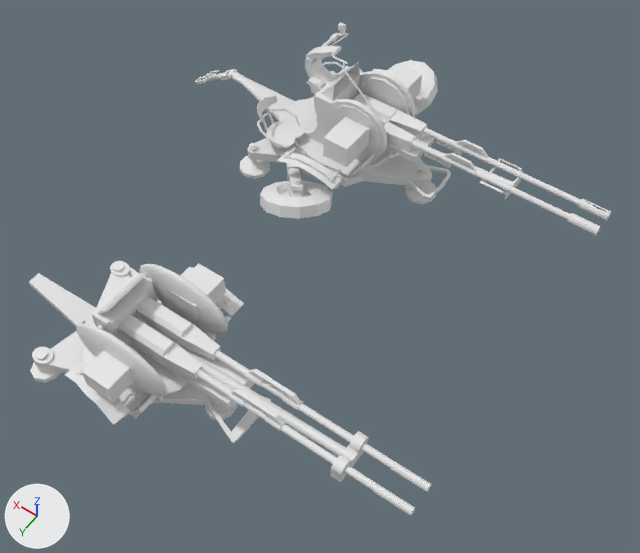
An edit to the Blender file sources/Zu23B.blend, drawn before and after from the same camera.
Both versions are drawn from a 50 mm lens placed at (-7.91, 5.18, 14.37), pointed at (-1.83, -3.33, 0.99). The lights are fixed; the arrows at lower left show +X, +Y and +Z.

Script lines for the objects in view, before the commit:
```python
ob_cube_000 = bpy.data.objects.new('Cube.000', me_cube_007)
ob_cube_000.parent = ob_turret
ob_cube_000.location = (-0.0702, 0.709, 1.424)
ob_cube_000.rotation_euler = (0.282, -0.000692, -3.239)  # degrees (16, 0, -186)
ob_cube_000.scale = (0.0152, 0.0172, -0.249)
ob_cylinder_002 = bpy.data.objects.new('Cylinder.002', me_cylinder_003)
ob_cylinder_002.parent = ob_base
ob_cylinder_002.location = (1.457, -1.285, 0.722)
ob_cylinder_002.scale = (0.202, 0.168, 0.216)
ob_guns = bpy.data.objects.new('Guns', None)
ob_guns.parent = ob_myzu23
ob_guns.location = (-3.442, 0.173, 1.492)
ob_holder = bpy.data.objects.new('holder', me_cube)
ob_holder.parent = ob_guns
ob_holder.location = (-4.639, -0.147, 1.806)
ob_holder.scale = (0.0948, 0.333, 0.13)
ob_leftbarrel = bpy.data.objects.new('leftBarrel', me_cylinder_004)
ob_leftbarrel.parent = ob_guns
ob_leftbarrel.location = (-3.609, -0.968, 1.612)
ob_rightbarrel = bpy.data.objects.new('rightBarrel', me_cylinder_001)
ob_rightbarrel.parent = ob_guns
ob_rightbarrel.location = (-2.491, -0.0113, 2.751)
ob_zu_23_2 = bpy.data.objects.new('ZU-23-2', me_zu_23_2)
ob_zu_23_2.location = (0.09, -6.61, 0.0)
ob_zu_23_2.scale = (0.0368, 0.0368, 0.0368)
```
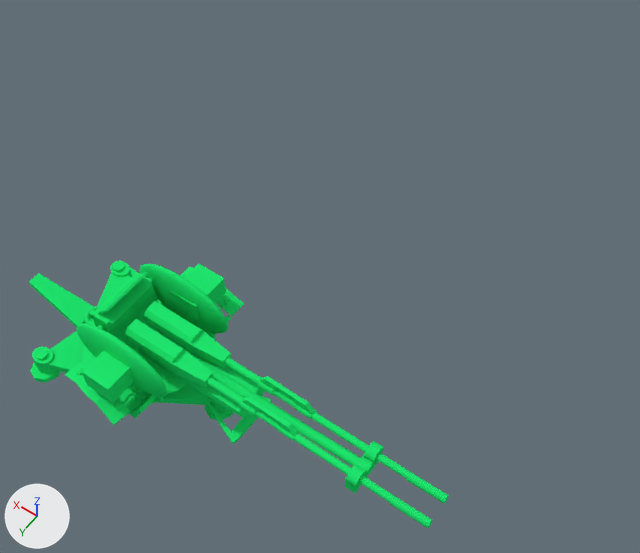
ob_guns is not drawn itself; it is the parent of ob_holder, ob_rightbarrel, ob_leftbarrel.

Edits to the scene script, one JSON object a line:
```json
{"op": "add", "block": "mat_cleargreen", "code": ["mat_cleargreen = diffuse_material('clearGreen')", "mat_cleargreen.base_color = (0.0149, 0.8, 0.161)  # green #21e770"]}
{"block": "me_cylinder_003", "where": "# used by ob_cylinder_002; parent = ob_base; location = (1.457, -1.285, 0.722); scale = (0.202, 0.168, 0.216)"}
{"op": "remove", "block": "me_cylinder_003", "code": "me_cylinder_003.from_pydata(...)  # 356 vertices, 216 faces; spans x -20.4..5.3, y -1.8..15.5, z -1.1..1.8"}
{"op": "add", "block": "me_cylinder_003", "code": "me_cylinder_003.from_pydata(...)  # 962 vertices, 813 faces; spans x -20.4..5.3, y -1.8..15.5, z -1.1..3.7"}
{"block": "me_cylinder_003", "change": "me_cylinder_003 part 1: a new loose piece of 576 vertices spanning x -5.7..-2.8, y 6.4..9.2, z 2.9..3.7, in mat_cleargreen (green #21e770)"}
{"block": "me_cylinder_003", "change": "me_cylinder_003 part 2: 216 faces spanning x -20.4..5.3, y -1.8..15.5, z -1.1..1.8 switch from no material to mat_cleargreen (green #21e770)"}
{"block": "me_cube_007", "where": "me_cube_007.from_pydata(...)  # 1324 vertices, 1384 faces; spans x -66.0..104.0, y -34.0..145.0, z -5.0..3.0"}
{"op": "add", "block": "me_cube_007", "code": "me_cube_007.materials.append(mat_cleargreen)  # green #21e770"}
{"block": "me_cube", "where": "me_cube.from_pydata(...)  # 208 vertices, 114 faces; spans x -1.2..49.1, y -1.2..1.1, z -2.1..2.4"}
{"op": "add", "block": "me_cube", "code": "me_cube.materials.append(mat_cleargreen)  # green #21e770"}
{"block": "me_cylinder_001", "where": "me_cylinder_001.from_pydata(...)  # 308 vertices, 184 faces; spans x -2.34..3.41, y -0.17..0.16, z -0.18..0.19"}
{"op": "add", "block": "me_cylinder_001", "code": "me_cylinder_001.materials.append(mat_cleargreen)  # green #21e770"}
{"block": "me_cylinder_004", "where": "me_cylinder_004.from_pydata(...)  # 308 vertices, 184 faces; spans x -2.34..3.41, y -0.17..0.16, z -0.18..0.19"}
{"op": "add", "block": "me_cylinder_004", "code": "me_cylinder_004.materials.append(mat_cleargreen)  # green #21e770"}
{"op": "set", "path": "ob_guns.parent", "old": "ob_myzu23", "new": "ob_turret"}
{"op": "set", "path": "ob_guns.matrix_parent_inverse", "old": "Matrix(((1.0, 0.0, 0.0, 2.377), (0.0, 1.0, 0.0, -0.246), (0.0, 0.0, 1.0, -0.787), (0.0, 0.0, 0.0, 1.0)))", "new": "Matrix(((1.0, 0.0, 0.0, 0.28), (0.0, 1.0, 0.0, 0.339), (0.0, 0.0, 1.0, -1.579), (0.0, 0.0, 0.0, 1.0)))"}
{"op": "set", "path": "ob_guns.location", "old": "(-3.442, 0.173, 1.492)", "new": "(-1.593, -0.13, 1.754)"}
{"op": "remove", "block": "ob_zu_23_2", "code": ["ob_zu_23_2 = bpy.data.objects.new('ZU-23-2', me_zu_23_2)", "ob_zu_23_2.location = (0.09, -6.61, 0.0)", "ob_zu_23_2.scale = (0.0368, 0.0368, 0.0368)"]}
```

What differs and where, as boxes (x1, y1, x2, y2) in the pictures (640 x 553 px):
```json
{"object": "ZU-23-2", "change": "deleted", "before": [195, 22, 611, 236]}
{"object": "Cube.000", "change": "recoloured", "before": [65, 263, 244, 425], "after": [65, 263, 244, 425], "on screen": "white to green"}
{"object": "rightBarrel", "change": "recoloured, moved", "before": [118, 314, 415, 516], "after": [125, 319, 433, 528]}
{"object": "holder", "change": "recoloured, moved", "before": [130, 323, 369, 482], "after": [138, 328, 384, 493]}
{"object": "leftBarrel", "change": "recoloured, moved", "before": [136, 296, 432, 492], "after": [144, 301, 449, 504]}
{"part": 1, "of": "me_cylinder_003", "change": "added", "after": [84, 306, 99, 327]}
{"part": 2, "of": "me_cylinder_003", "change": "recoloured", "before": [29, 261, 271, 444], "after": [29, 261, 271, 444], "on screen": "white to green"}
```
